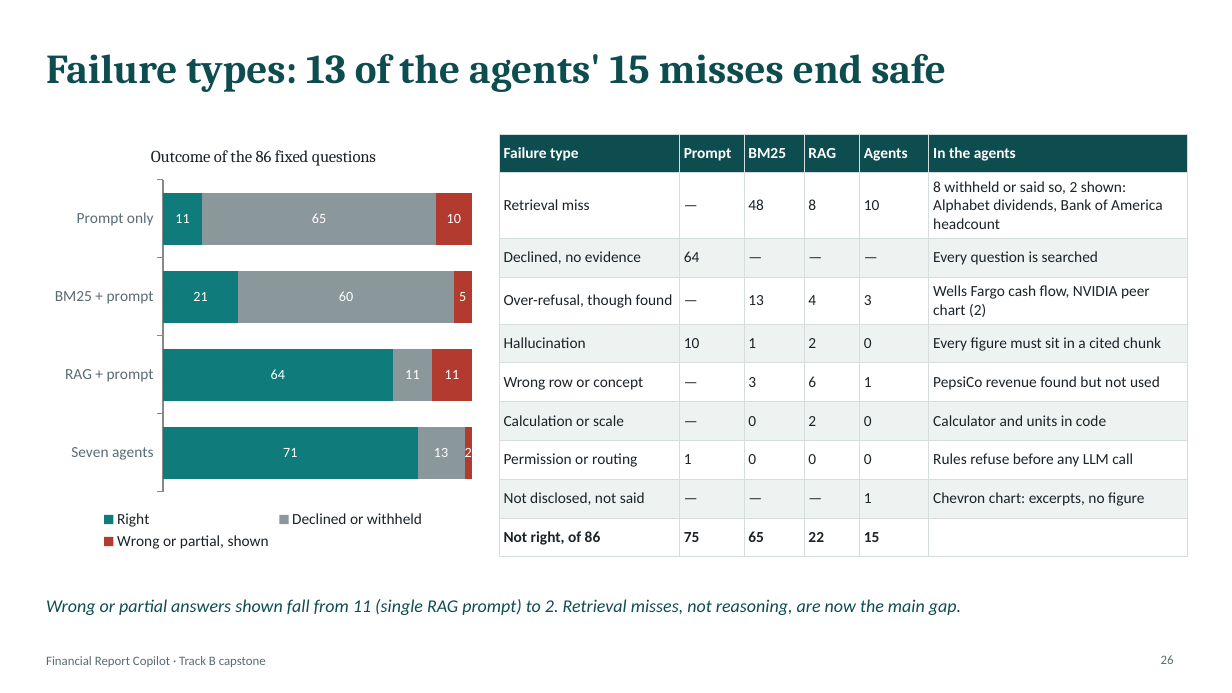
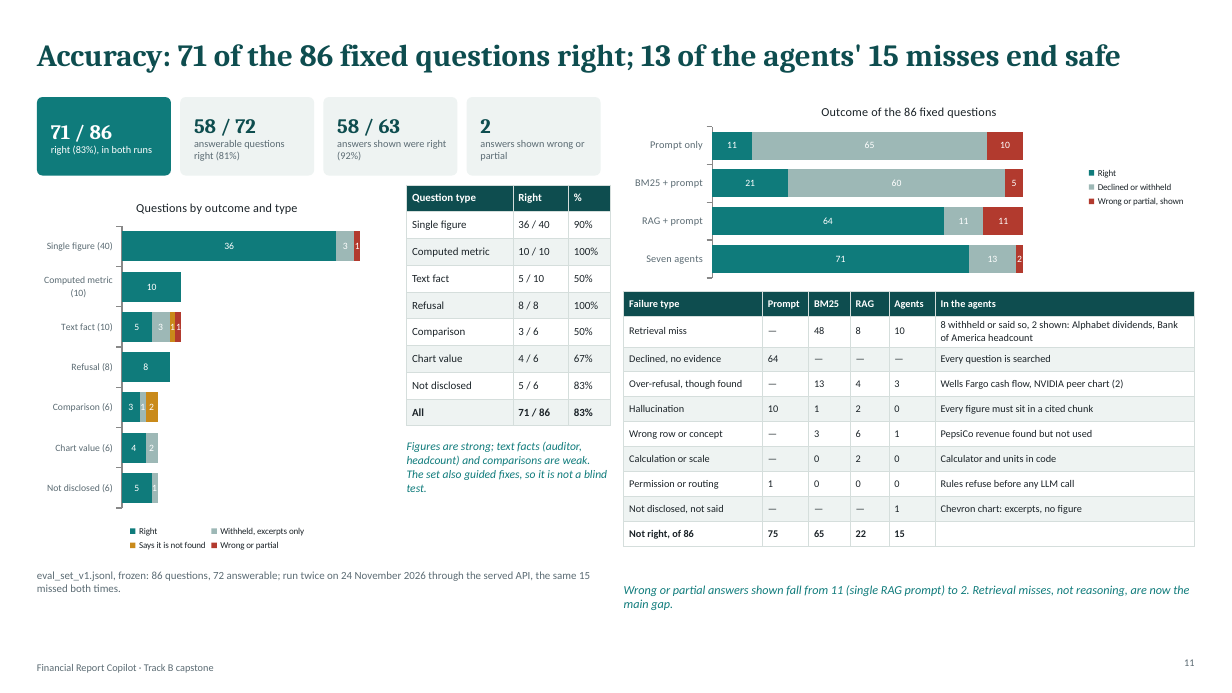
Before and after one commit to rama159065/Capstone, a slide deck: slide 11 of Financial_Report_Copilot_Technical_Deck.pptx (slide 26 before the commit). Drawn at 1232x693 pixels with LibreOffice and Linux fonts; fonts in the diff are those of the drawing. Boxes give left, top, right and bottom in pixels: in the first picture for what was removed or moved away, otherwise in the second. Text is boxed around its words. In the diff, an @@ line names an element or a change of style, - is before the commit and + after.

```diff
--- a/Financial_Report_Copilot_Technical_Deck.pptx
+++ b/Financial_Report_Copilot_Technical_Deck.pptx
@@ text at box(37, 44, 1121, 73): text changed; size 32 to 24 pt @@
-Failure types: 13 of the agents' 15 misses end safe
+Accuracy: 71 of the 86 fixed questions right; 13 of the agents' 15 misses end safe
@@ rounded rectangle added at box(37, 97, 171, 176), fill #0F7B7B @@
@@ rounded rectangle added at box(180, 97, 314, 176), fill #EEF3F2 @@
@@ text added at box(194, 119, 284, 161), 8 pt, text #5B6B73 @@
+58 / 72
+answerable questions right (81%)
@@ rounded rectangle added at box(323, 97, 457, 176), fill #EEF3F2 @@
@@ text added at box(337, 119, 447, 160), 8 pt, text #5B6B73 @@
+58 / 63
+answers shown were right (92%)
@@ rounded rectangle added at box(467, 97, 601, 176), fill #EEF3F2 @@
@@ text added at box(480, 119, 585, 161), 8 pt, text #5B6B73 @@
+2
+answers shown wrong or partial
@@ bar stacked chart at box(624, 92, 1195, 282) @@
-categories: Seven agents, RAG + prompt, BM25 + prompt, Prompt only
+categories: Prompt only, BM25 + prompt, RAG + prompt, Seven agents
-Right: 71, 64, 21, 11
+Right: 11, 21, 64, 71
@@ data labels of Right changed @@
-Declined or withheld: 13, 11, 60, 65
+Declined or withheld: 65, 60, 11, 13
@@ colour of Declined or withheld #8A979B to #9DB8B6 @@
@@ data labels of Declined or withheld changed @@
-Wrong or partial, shown: 2, 11, 5, 10
+Wrong or partial, shown: 10, 5, 11, 2
@@ data labels of Wrong or partial, shown changed @@
@@ legend changed @@
@@ category axis changed @@
@@ value axis changed @@
@@ bar spacing changed @@
@@ bar stacked chart: place and size @@
-bar stacked chart at box(46, 129, 481, 555)
+bar stacked chart at box(624, 92, 1195, 282)
@@ text added at box(51, 125, 152, 155), 8 pt, text #FFFFFF @@
+71 / 86
+right (83%), in both runs
@@ bar stacked chart added at box(37, 185, 397, 555) @@
+title "Questions by outcome and type"
+categories: Not disclosed (6), Chart value (6), Comparison (6), Refusal (8), Text fact (10), Computed metric (10), Single figure (40)
+Right: 5, 4, 3, 8, 5, 10, 36
+Withheld, excerpts only: 1, 2, 1, 0, 3, 0, 3
+Says it is not found: 0, 0, 2, 0, 1, 0, 0
+Wrong or partial: 0, 0, 0, 0, 1, 0, 1
@@ table added at box(407, 185, 610, 426), 9 rows, 3 columns @@
+Question type | Right | %
+Single figure | 36 / 40 | 90%
+Computed metric | 10 / 10 | 100%
+Text fact | 5 / 10 | 50%
+Refusal | 8 / 8 | 100%
+Comparison | 3 / 6 | 50%
+Chart value | 4 / 6 | 67%
+Not disclosed | 5 / 6 | 83%
+All | 71 / 86 | 83%
@@ table at box(624, 291, 1195, 546) @@
@@ size 12 to 8 pt @@
@@ table: place and size @@
-table at box(499, 134, 1188, 549)
+table at box(624, 291, 1195, 546)
@@ text added at box(407, 441, 607, 492), 9 pt, text #0F7B7B, italic @@
+Figures are strong; text facts (auditor, headcount) and comparisons are weak. The set also guided fixes, so it is not a blind test.
@@ text added at box(37, 571, 590, 592), 8.5 pt, text #5B6B73 @@
+eval_set_v1.jsonl, frozen: 86 questions, 72 answerable; run twice on 24 November 2026 through the served API, the same 15 missed both times.
@@ text "Wrong or partial answers shown ...": place and size @@
-text "Wrong or partial answers shown ..." at box(46, 599, 961, 615)
+text "Wrong or partial answers shown ..." at box(624, 585, 1189, 610)
@@ text "Wrong or partial answers shown ..." at box(624, 585, 1189, 610): size 14 to 9.5 pt, text colour #0E4D4F to #0F7B7B; vertical alignment middle to top @@
@@ text "Financial Report Copilot · Track ...": place and size @@
-text "Financial Report Copilot · Track ..." at box(46, 656, 266, 667)
+text "Financial Report Copilot · Track ..." at box(37, 664, 214, 673)
@@ text "Financial Report Copilot · Track ..." at box(37, 664, 214, 673): size 10 to 8 pt @@
@@ page number removed at box(1161, 655, 1174, 664) @@
-26
@@ page number added at box(1184, 659, 1194, 666), 8 pt, text #5B6B73 @@
+11
```
Also in this commit, not shown: 13 other slides changed, 1 slide added, 17 slides removed, 1 other file.
